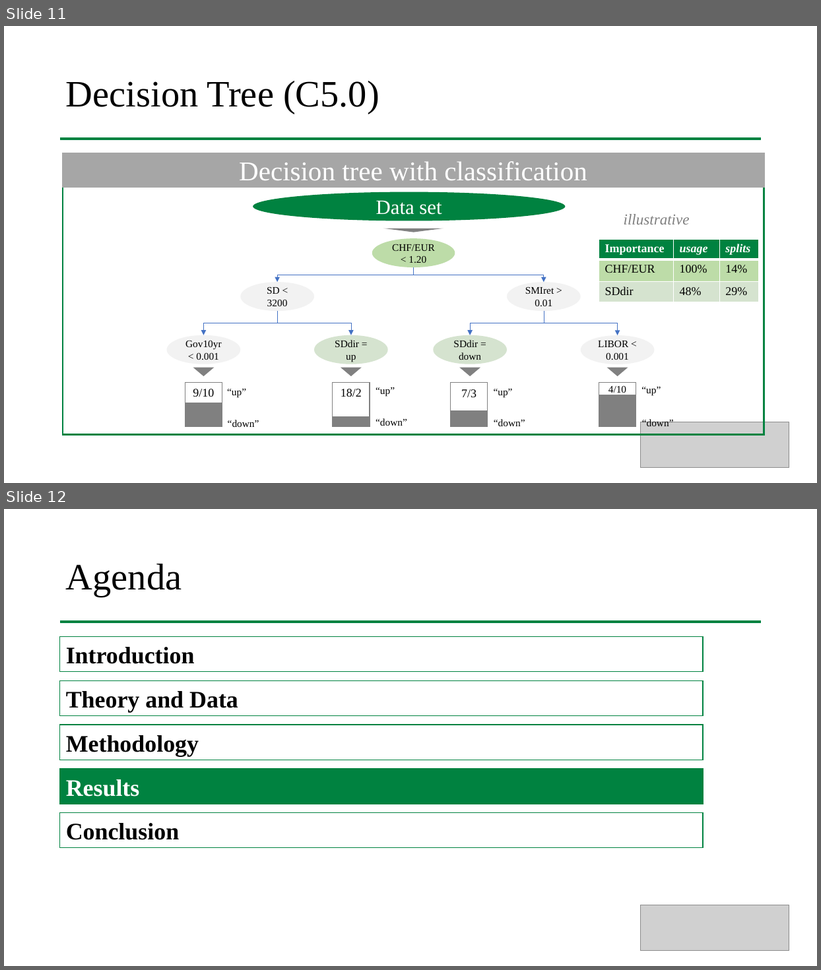
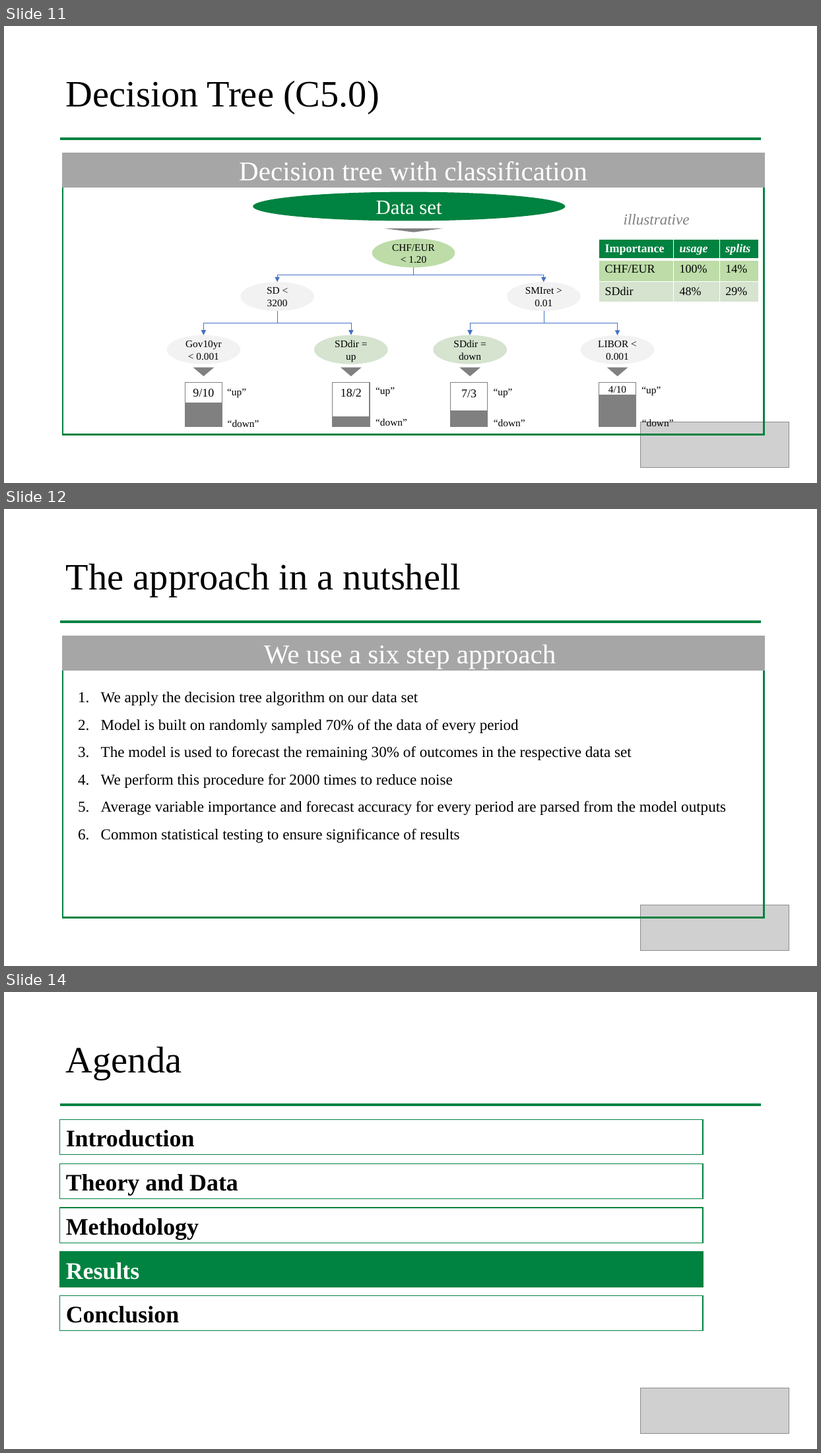
Before and after one commit to larsphilipp/ResSem19, a slide deck: Plots/Presentation_Stauffenegger_Woessner.pptx. Shown one above the other, each under a label of ours: slides 11 and 12 before the commit, slides 11, 12 and 14 after it; the slides between them are not shown. The pictures are 821x970 and 821x1453 pixels, drawn with LibreOffice and Linux fonts; fonts in the diff are those of the drawing; grey boxes stand for pictures. Boxes give left, top, right and bottom in pixels: in the first picture for what was removed or moved away, otherwise in the second. Text is boxed around its words. In the diff, an @@ line names an element or a change of style, - is before the commit and + after.

```diff
--- a/Plots/Presentation_Stauffenegger_Woessner.pptx
+++ b/Plots/Presentation_Stauffenegger_Woessner.pptx
@@ slide 12 added at box(4, 509, 817, 966), background #FFFFFF @@
@@ title added at box(66, 563, 461, 597), 44 pt, text #000000 @@
+The approach in a nutshell
@@ line added from (60, 622) to (762, 622), #008240 3.5 pt @@
@@ rectangle added at box(63, 636, 765, 669), fill #A6A6A6, outline #A6A6A6 2 pt, 32 pt, text #FFFFFF @@
+We use a six step approach
@@ rectangle added at box(63, 669, 765, 918), outline #008240 2 pt @@
@@ text added at box(101, 692, 726, 843), 18 pt, text #000000 @@
+1. We apply the decision tree algorithm on our data set
+2. Model is built on randomly sampled 70% of the data of every period
+3. The model is used to forecast the remaining 30% of outcomes in the respective data set
+4. We perform this procedure for 2000 times to reduce noise
+5. Average variable importance and forecast accuracy for every period are parsed from the model outputs
+6. Common statistical testing to ensure significance of results
@@ picture added at box(640, 906, 789, 951) @@
@@ what was slide 12 is now slide 14 @@
```
Also in this commit, not shown: 2 other slides added, 1 slide removed.
